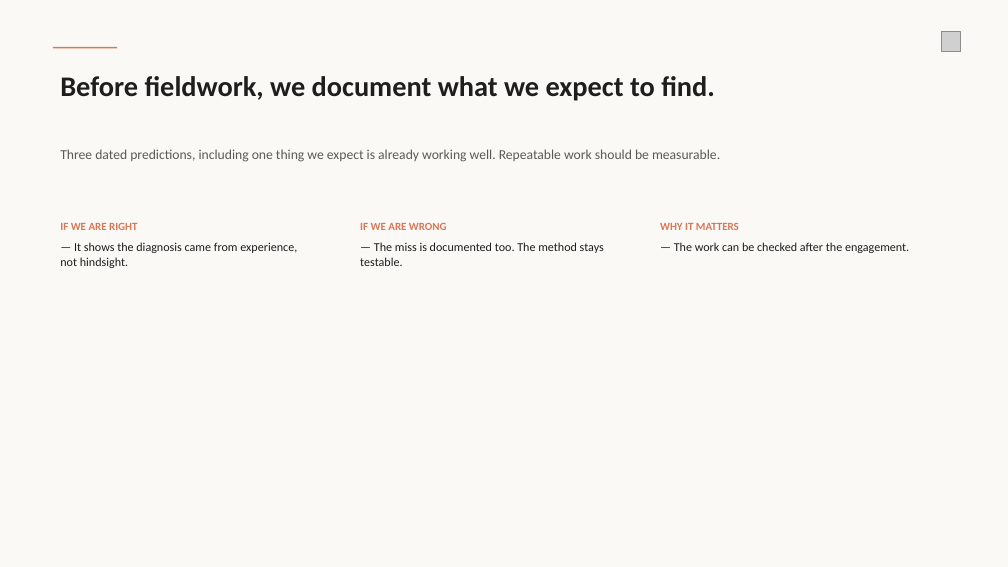
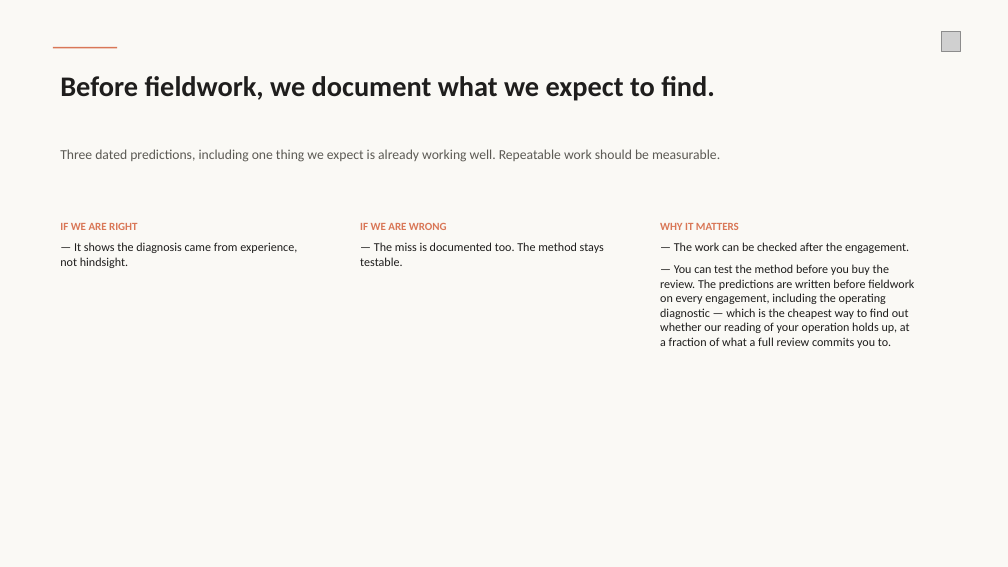
Before and after one commit to wirewalktech/AI-Extension, a slide deck: slide 22 of operating-review.pptx (slide 8 before the commit). Drawn at 1008x567 pixels with LibreOffice and Linux fonts; fonts in the diff are those of the drawing; grey boxes stand for pictures. Boxes give left, top, right and bottom in pixels: in the first picture for what was removed or moved away, otherwise in the second. Text is boxed around its words. In the diff, an @@ line names an element or a change of style, - is before the commit and + after.

```diff
--- a/operating-review.pptx
+++ b/operating-review.pptx
@@ text at bbox=[660, 264, 914, 348]: paragraph added @@
+— You can test the method before you buy the review. The predictions are written before fieldwork on every engagement, including the operating diagnostic — which is the cheapest way to find out whether our reading of your operation holds up, at a fraction of what a full review commits you to.
```
Also in this commit, not shown: 8 other slides changed, 14 slides added, 2 other files.
